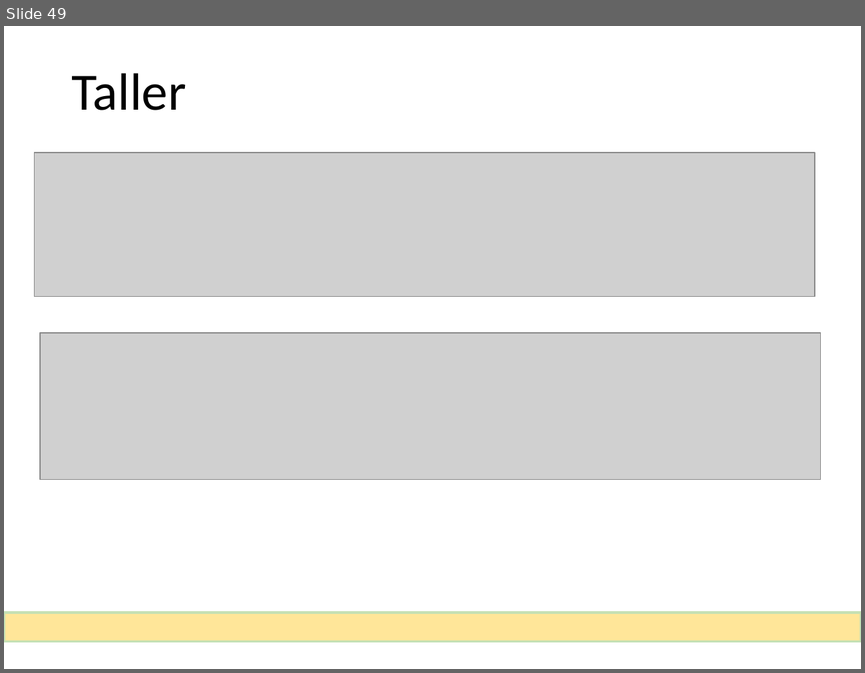
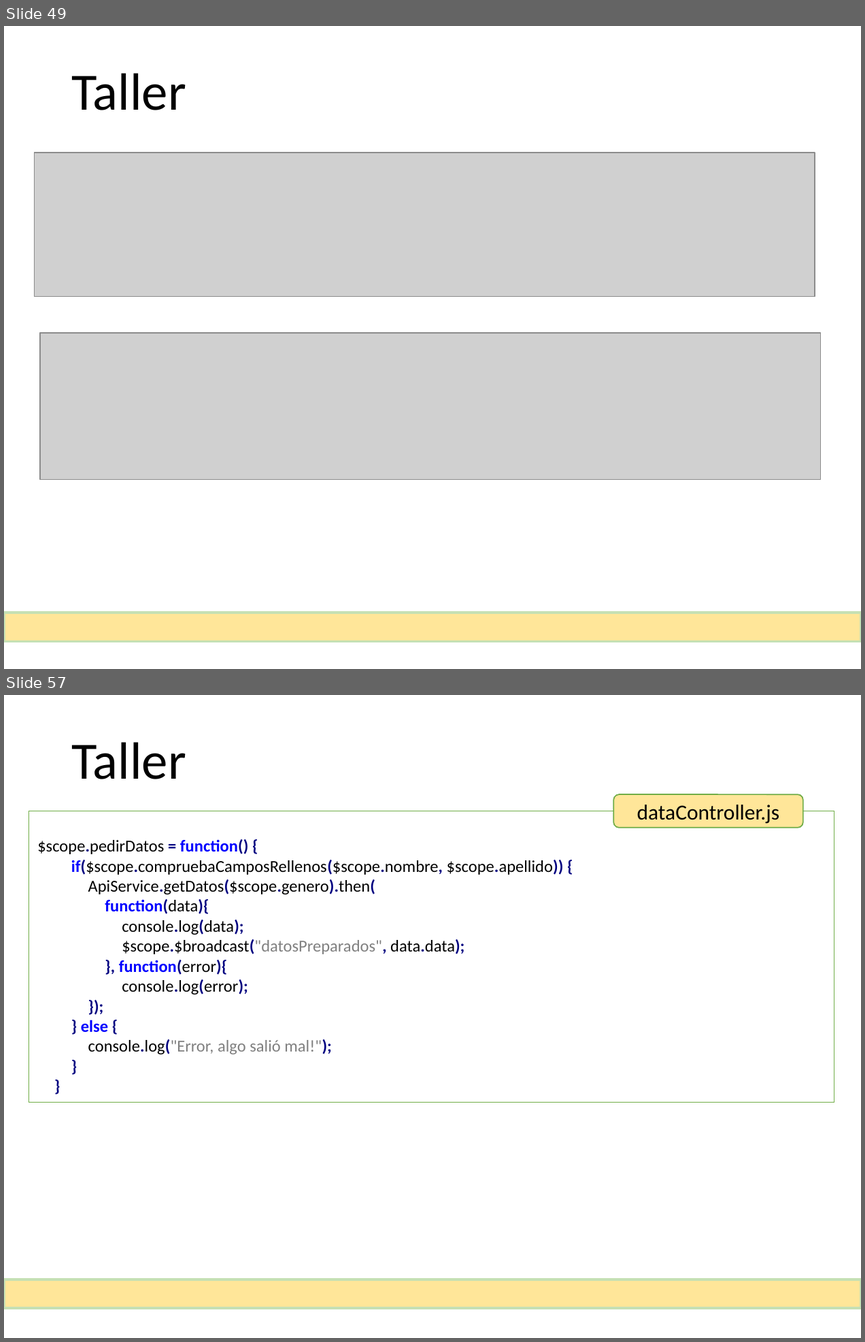
Before and after one commit to MarcosGinel/rss, a slide deck: documentacion/Taller de AngularJS.pptx. Shown one above the other, each under a label of ours: slide 49 before the commit, slides 49 and 57 after it; the slides between them are not shown. The pictures are 865x673 and 865x1342 pixels, drawn with LibreOffice and Linux fonts; fonts in the diff are those of the drawing; grey boxes stand for pictures. Boxes give left, top, right and bottom in pixels: in the first picture for what was removed or moved away, otherwise in the second. Text is boxed around its words. In the diff, an @@ line names an element or a change of style, - is before the commit and + after.

```diff
--- a/documentacion/Taller de AngularJS.pptx
+++ b/documentacion/Taller de AngularJS.pptx
@@ slide 57 added at [4,695,861,1338], background #FFFFFF @@
@@ title added at [71,742,186,779], 44 pt, text #000000 @@
+Taller
@@ rounded rectangle added at [613,794,802,828], fill #FFE699, outline #70AD47 1 pt, 18 pt, text #000000 @@
+dataController.js
@@ rectangle added at [29,811,834,1102], fill #FFFFFF, outline #70AD47 0.75 pt, 14 pt, text #000000 @@
+$scope.pedirDatos = function() {
+if($scope.compruebaCamposRellenos($scope.nombre, $scope.apellido)) {
+ApiService.getDatos($scope.genero).then(
+function(data){
+console.log(data);
+$scope.$broadcast("datosPreparados", data.data);
+}, function(error){
+console.log(error);
+});
+} else {
+console.log("Error, algo salió mal!");
+}
+}
@@ rectangle added at [4,1279,860,1307], fill #FFE699, outline #C5E0B4 2.25 pt @@
```
Also in this commit, not shown: 9 other slides added, 5 other files.
